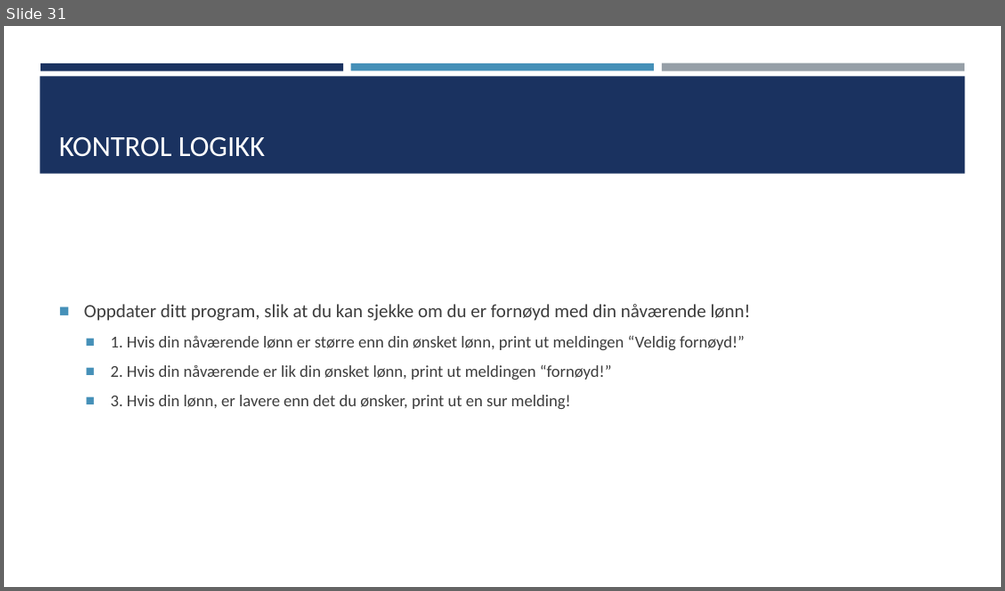
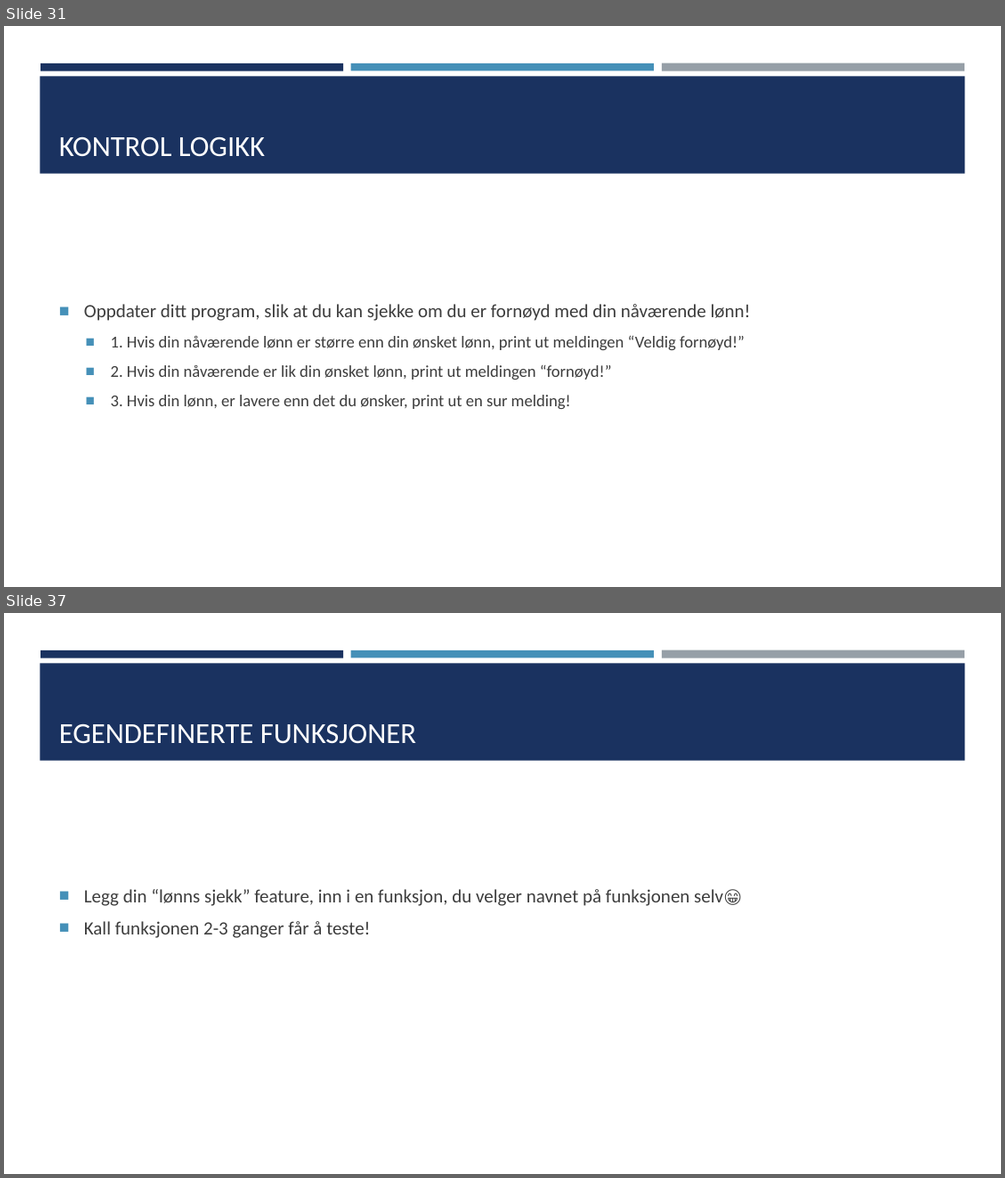
Before and after one commit to TheCodeAddiction/Learn-Python-Workshop, a slide deck: koding workshop powerpoint.pptx. Shown one above the other, each under a label of ours: slide 31 before the commit, slides 31 and 37 after it; the slides between them are not shown. The pictures are 1005x591 and 1005x1178 pixels, drawn with LibreOffice and Linux fonts; fonts in the diff are those of the drawing. Boxes give left, top, right and bottom in pixels: in the first picture for what was removed or moved away, otherwise in the second. Text is boxed around its words. In the diff, an @@ line names an element or a change of style, - is before the commit and + after.

```diff
--- a/koding workshop powerpoint.pptx
+++ b/koding workshop powerpoint.pptx
@@ slide 37 added at [4,613,1001,1174], background #FFFFFF; not listed: 4 template elements that a slide beside it also shows @@
@@ title added at [59,724,416,744], 28 pt, text #FFFFFF @@
+EGENDEFINERTE FUNKSJONER
@@ text added at [84,889,741,938], 18 pt, text #3D3D3D @@
+■ Legg din “lønns sjekk” feature, inn i en funksjon, du velger navnet på funksjonen selv😁
+■ Kall funksjonen 2-3 ganger får å teste!
```
Also in this commit, not shown: 1 slide changed, 11 other slides added, 6 other files.
